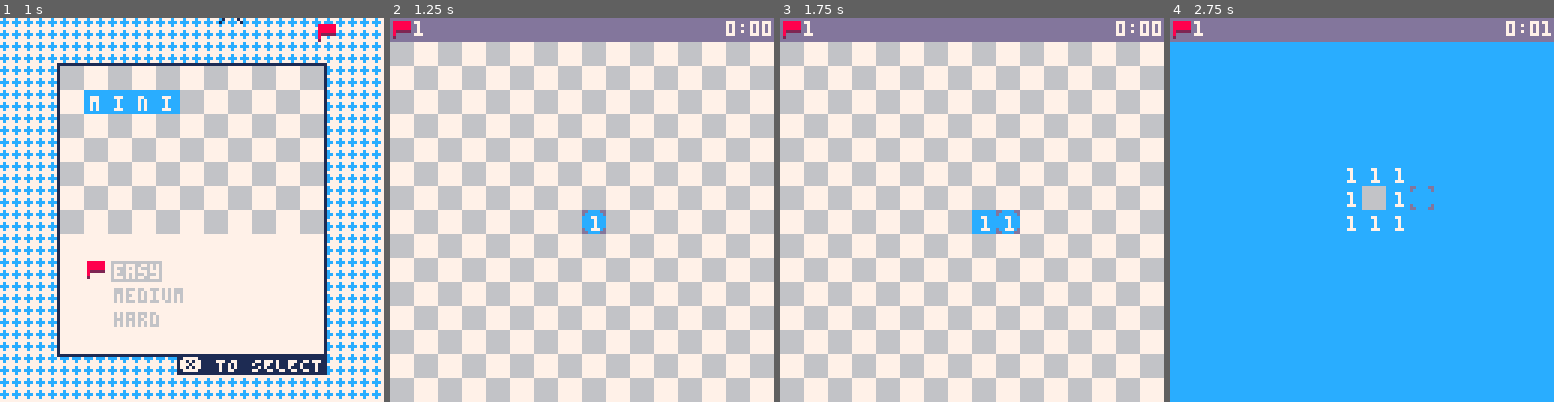
Above: before the commit, frames 1-4 (left to right).
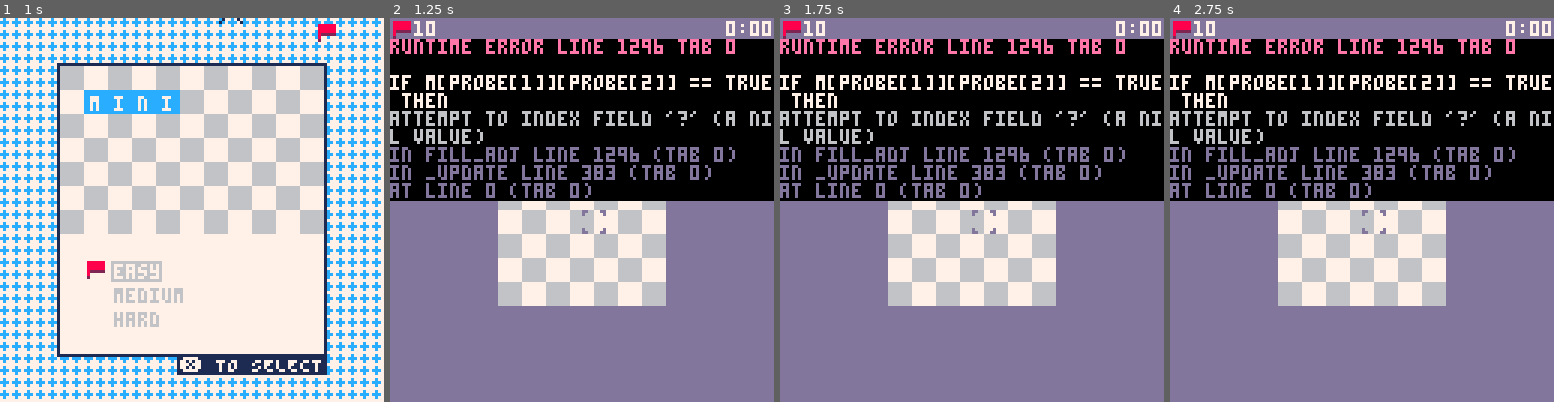
Above: after the commit, the same moments.

Repository: wsasaki01/mini-mines
Game: PICO-8 cartridge mini-mines.p8
Two runs of this game, one before a commit and one after it. Both use one fixed random seed, a clock stepped at 60 frames per second and the inputs below.
Inputs (mouse positions are in pixels of both pictures, inside the frame that each line leads up to):
- Up to frame 1 (1 s): tap X (X key) at 0.33 s; click (280, 121) at 0.67 s; tap O (Z key) at 0.7 s
- Up to frame 2 (1.25 s): tap X (X key) at 1.07 s; click (436, 267) at 1.22 s
- Up to frame 3 (1.75 s): hold Right from 1.6 s (still down); tap O (Z key) at 1.7 s
- Up to frame 4 (2.75 s): click (1277, 114) at 1.77 s; tap X (X key) at 1.85 s; release Right at 2.1 s; tap O (Z key) at 2.1, 2.5 s; hold Up 2.15-2.42 s; click (1342, 259) at 2.32 s; hold Right from 2.47 s (still down)

Frame 1 is identical in both runs. In frame 2, 87% of the frame differs, in the area x 0-100%, y 0-100%; in frame 3, 87%; in frame 4, 94%.
Error after the commit: runtime error line 1296 tab 0; if m[probe[1]][probe[2]] == true then; attempt to index field '?' (a nil value)

Commit message:
Add different size grids

Diff:
--- a/main.lua
+++ b/main.lua
@@ -61,18 +61,24 @@
     show_mines = false
 end
 
-function initialise()
+function initialise(diff)
     -- current time
     ct = 0
 
-    -- width of board
-    width = 16
-
-    -- height of board
-    height = 15
-
-    -- number of mines
-    mcount = 1
+    size = diff
+    if diff == "easy" then
+        width = 7 -- width of board
+        height = 7 -- height of board
+        mcount = 10 -- number of mines
+    elseif diff == "med" then
+        width = 11
+        height = 11
+        mcount = 20
+    elseif diff == "hard" then
+        width = 16
+        height = 15
+        mcount = 30
+    end
 
     -- number of flags available (automaticall set to no. of mines)
     fcount = mcount
@@ -196,13 +202,13 @@
                 -- maybe pass something into initialise()
                 if menu_y == 80 then
                     --easy
-                    initialise()
+                    initialise("easy")
                 elseif menu_y == 88 then
                     --medium
-                    initialise()
+                    initialise("med")
                 elseif menu_y == 96 then
                     --hard
-                    initialise()
+                    initialise("hard")
                 end
             end
         -- if using mouse
@@ -232,17 +238,17 @@
                     sfx(5)
                     difficulty = false
                     play = true
-                    initialise()
+                    initialise("easy")
                 elseif hover_medium then
                     sfx(5)
                     difficulty = false
                     play = true
-                    initialise()
+                    initialise("med")
                 elseif hover_hard then
                     sfx(5)
                     difficulty = false
                     play = true
-                    initialise()
+                    initialise("hard")
                 end
             end
         end
@@ -697,8 +703,7 @@
         -- print time in top right corner
         print(mins..secs, 108, 1, 7)
 
-        -- draw the map
-        map(0, 0)
+        map(0, 0, 64-(8*width/2), 60-(8*height/2), width, height+1) -- draw the map
 
         -- draw flag icon and count in top left corner
         spr(3, 0, 0)
